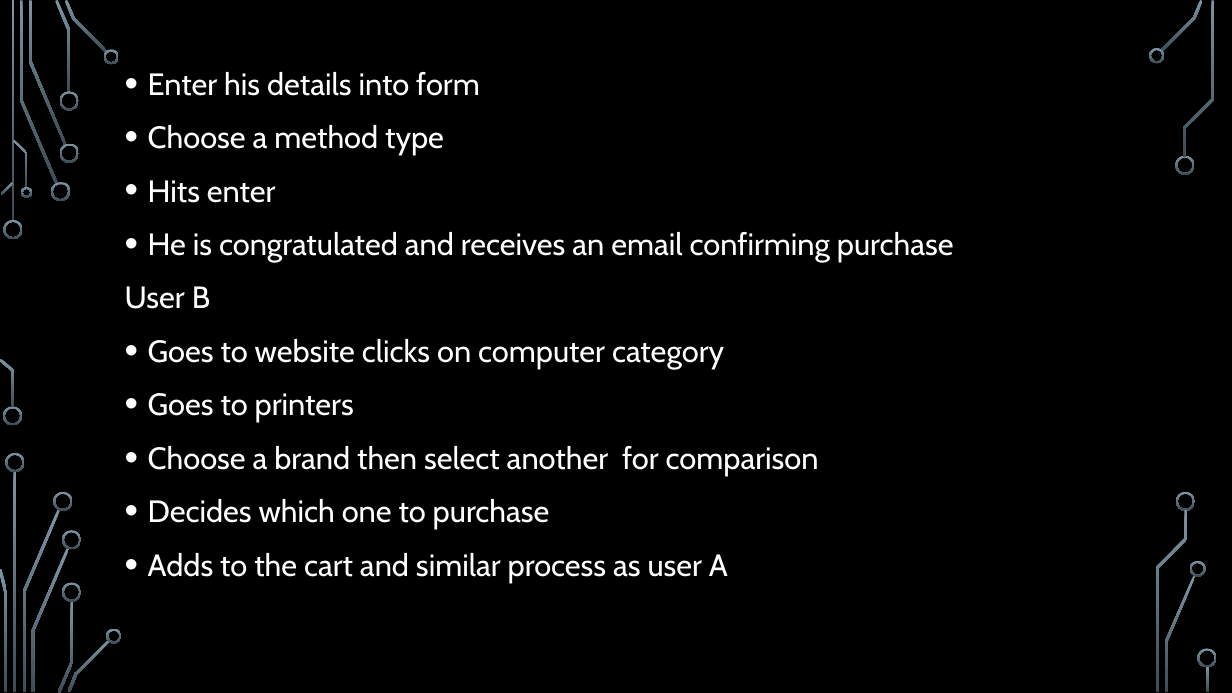
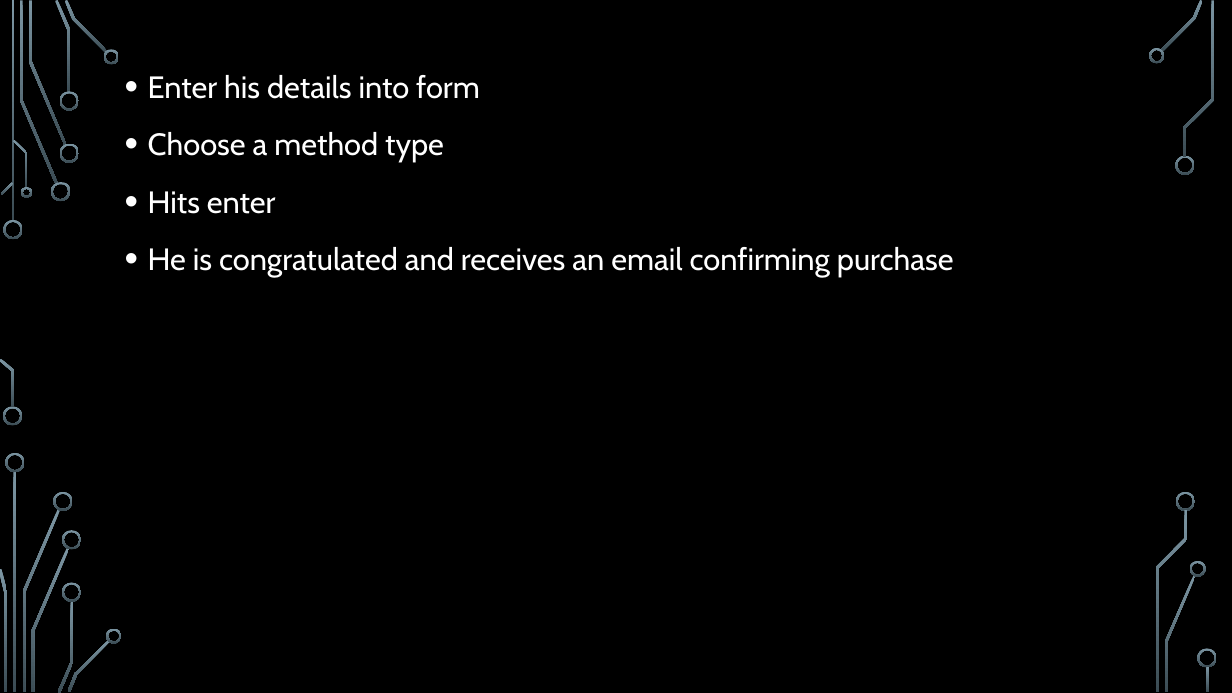
Before and after one commit to KBarros2014/TEAMB, a slide deck: slide 5 of site/Presentation doc/Php assignment.pptx. Drawn at 1232x693 pixels with LibreOffice and Linux fonts; fonts in the diff are those of the drawing; background and template pictures are left out. Boxes give left, top, right and bottom in pixels: in the first picture for what was removed or moved away, otherwise in the second. Text is boxed around its words. In the diff, an @@ line names an element or a change of style, - is before the commit and + after.

```diff
--- a/site/Presentation doc/Php assignment.pptx
+++ b/site/Presentation doc/Php assignment.pptx
@@ text "Enter his details into form" at [148,75,954,277]: line spacing 1.1 to 1.2 @@
@@ text at [125,286,819,583]: paragraphs removed @@
-User B
-• Goes to website clicks on computer category
-• Goes to printers
-• Choose a brand then select another for comparison
-• Decides which one to purchase
-• Adds to the cart and similar process as user A
```
Also in this commit, not shown: 3 other slides changed, 14 slides added, 3 slides removed, 1 other file.
